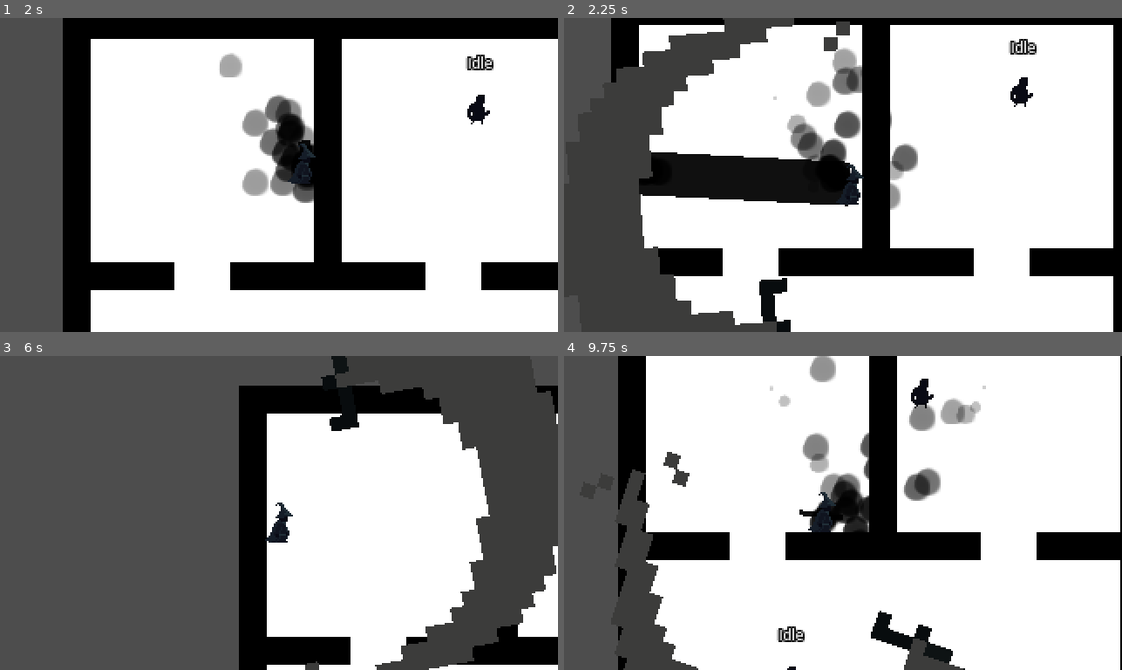
Above: before the commit, frames 1-4 (two rows, left to right).
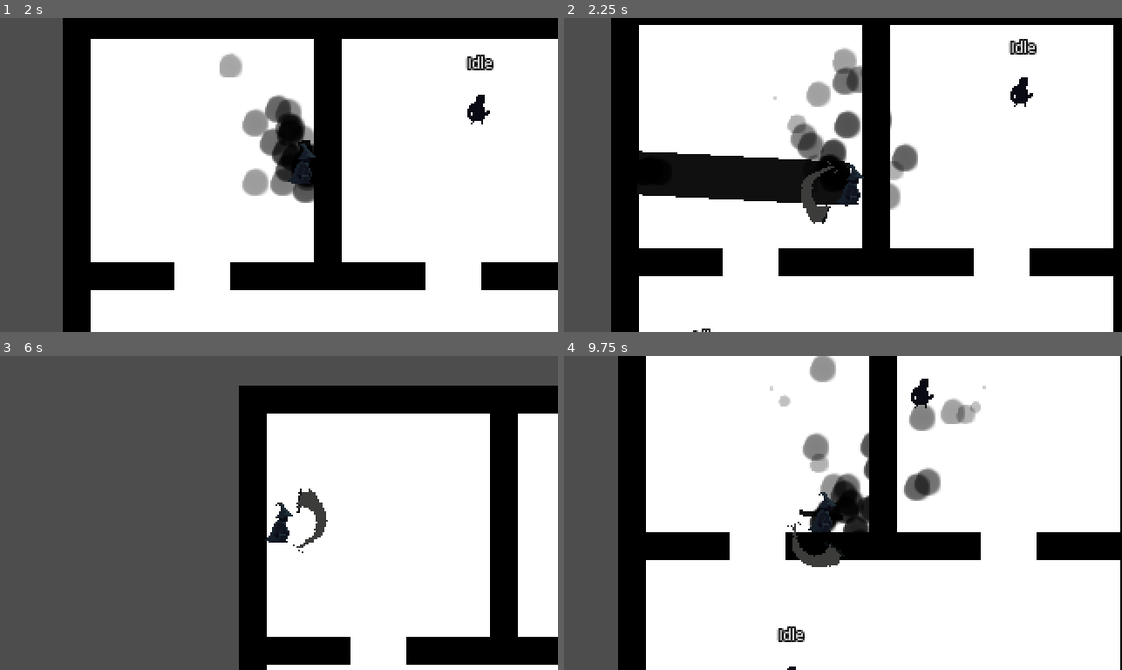
Above: after the commit, the same moments.

Repository: vyxul/Shadow-Eclipse
Game: Godot game, scene res://GameFiles/Scenes/Menu/StartScreen.tscn
Same seed, same stepped clock (60 frames per second), same inputs: the game is played once before the commit and once after it.
Inputs (mouse positions are in pixels of both pictures, inside the frame that each line leads up to):
- Up to frame 1 (2 s): click (239, 266) at 0.5 s; move the mouse to (401, 159) at 1.27 s; hold D (right) from 1.28 s (still down); tap R (r) at 1.35 s
- Up to frame 2 (2.25 s): move the mouse to (731, 190) at 2.02 s; release D (right) at 2.03 s; hold S (down) from 2.03 s (still down); click (731, 190) at 2.1 s
- Up to frame 3 (6 s): tap R (r) at 2.3, 2.85, 3.8, 4.55, 5.1 s; move the mouse to (334, 443) at 2.77 s; release S (down) at 2.78 s; hold D (right) 2.78-3.53 s; move the mouse to (251, 575) at 3.52 s; hold W (up) 3.53-4.28 s; right-click (251, 575) at 3.6 s; move the mouse to (446, 560) at 4.27 s; hold Shift (shift) 4.28-5.03 s; hold A (left) 4.28-5.78 s; move the mouse to (111, 465) at 5.02 s; move the mouse to (306, 513) at 5.77 s; hold S (down) from 5.78 s (still down); click (306, 513) at 5.85 s
- Up to frame 4 (9.75 s): tap R (r) at 6.05, 6.6, 7.55, 8.3, 8.85 s; move the mouse to (759, 434) at 6.52 s; release S (down) at 6.53 s; hold D (right) 6.53-7.28 s; move the mouse to (965, 497) at 7.27 s; hold W (up) 7.28-8.03 s; right-click (965, 497) at 7.35 s; move the mouse to (731, 528) at 8.02 s; hold D (right) 8.03-8.78 s; tap Shift (shift) at 8.1 s; move the mouse to (898, 443) at 8.77 s; hold S (down) 8.78-9.53 s; move the mouse to (815, 575) at 9.52 s; hold A (left) from 9.53 s (still down); click (815, 575) at 9.6 s

Frame 1 is identical in both runs. In frame 2, 12% of the frame differs, in the area x 8-52%, y 0-100%; in frame 3, 14%, in the area x 52-100%, y 0-100%; in frame 4, 5.7%.

Commit message:
Updated size of melee attack to be smaller

Diff:
--- a/GameFiles/Game Objects/Characters/Player/player_melee_attack.tscn
+++ b/GameFiles/Game Objects/Characters/Player/player_melee_attack.tscn
@@ -157,7 +157,6 @@
 
 [node name="PlayerMeleeAttack" type="Node2D"]
 y_sort_enabled = true
-scale = Vector2(8, 8)
 script = ExtResource("1_0mfji")
 
 [node name="HitboxComponent" parent="." instance=ExtResource("2_ta3j6")]
Not shown: 1 places in GameFiles/Game Objects/Characters/Player/player.tscn that only renumber resources
